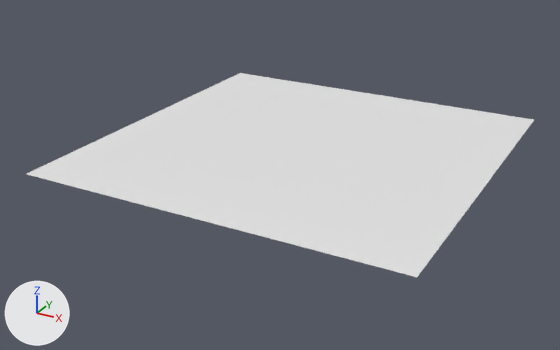
A saved change to the Blender file Game/Resources/Map/Map.blend.
One viewpoint serves both versions: a 50 mm camera at (450.0, -882.0, 388.0) aimed at (-18.0, -29.0, -38.0). The lights are fixed; the arrows at lower left show +X, +Y and +Z. The older version comes first.

Before the edit, the objects in view are built like this:
```python
me_0__0 = bpy.data.meshes.new('0, 0')
me_0__0.from_pydata(...)  # 1369 vertices, 2592 faces; spans x 0.0..256.0, y 0.0..256.0, z 0.0
me_0__0_001 = bpy.data.meshes.new('0, 0.001')
me_0__0_001.from_pydata(...)  # 1369 vertices, 2592 faces; spans x 0.0..256.0, y 0.0..256.0, z 0.0
me_0__0_002 = bpy.data.meshes.new('0, 0.002')
me_0__0_002.from_pydata(...)  # 1369 vertices, 2592 faces; spans x 0.0..256.0, y 0.0..256.0, z 0.0
me_0__0_003 = bpy.data.meshes.new('0, 0.003')
me_0__0_003.from_pydata(...)  # 1369 vertices, 2592 faces; spans x 0.0..256.0, y 0.0..256.0, z 0.0
ob_0_0 = bpy.data.objects.new('0,0', me_0__0)
ob_0_0.location = (0.0, 0.0, 0.0)
ob_0___1 = bpy.data.objects.new('0, -1', me_0__0_002)
ob_0___1.location = (0.0, -256.0, 0.0)
ob_1__0 = bpy.data.objects.new('-1, 0', me_0__0_003)
ob_1__0.location = (-256.0, 0.0, 0.0)
ob_1___1 = bpy.data.objects.new('-1, -1', me_0__0_001)
ob_1___1.location = (-256.0, -256.0, 0.0)
```
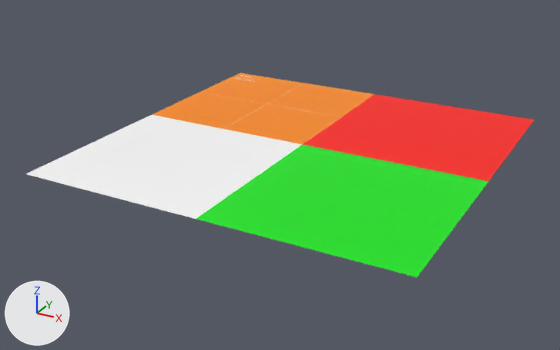
What differs and where, as boxes (x1, y1, x2, y2) in the pictures (560 x 350 px):
'0, -1', recoloured (white to green): (196, 145, 488, 277) in both
'-1, -1', recoloured: (27, 115, 302, 219) in both
'0,0', recoloured (white to red): (302, 94, 534, 181) in both
'-1, 0', recoloured (white to orange): (152, 73, 374, 144) in both

The change, as a diff of the scene's bpy script:
```diff
--- a/Game/Resources/Map/Map.blend.py
+++ b/Game/Resources/Map/Map.blend.py
@@ img_texture_01_png @@
+img_texture_01_png = load_image('texture_01.png', '../Orange/texture_01.png', 1024, 1024, 'sRGB')
@@ mat_textured @@
+mat_textured = principled_material('Textured')
+mat_textured.texture = img_texture_01_png
@@ mat_green @@
+mat_green = principled_material('Green')
+mat_green.base_color = (0.0, 0.8, 0.00391)  # green #00e70d
@@ mat_white @@
+mat_white = principled_material('White')
+mat_white.base_color = (1.0, 1.0, 1.0)  # white #ffffff
+mat_white.roughness = 0.4
@@ mat_red @@
+mat_red = principled_material('Red')
+mat_red.base_color = (1.0, 0.00589, 0.0)  # red #ff1200
@@ me_0__0 @@
 me_0__0.from_pydata(...)  # 1369 vertices, 2592 faces; spans x 0.0..256.0, y 0.0..256.0, z 0.0
+me_0__0.materials.append(mat_red)  # red #ff1200
@@ me_0__0_001 @@
 me_0__0_001.from_pydata(...)  # 1369 vertices, 2592 faces; spans x 0.0..256.0, y 0.0..256.0, z 0.0
+me_0__0_001.materials.append(mat_white)  # white #ffffff
@@ me_0__0_002 @@
 me_0__0_002.from_pydata(...)  # 1369 vertices, 2592 faces; spans x 0.0..256.0, y 0.0..256.0, z 0.0
+me_0__0_002.materials.append(mat_green)  # green #00e70d
@@ me_0__0_003 @@
 me_0__0_003.from_pydata(...)  # 1369 vertices, 2592 faces; spans x 0.0..256.0, y 0.0..256.0, z 0.0
+me_0__0_003.materials.append(mat_textured)  # picture img_texture_01_png
```
